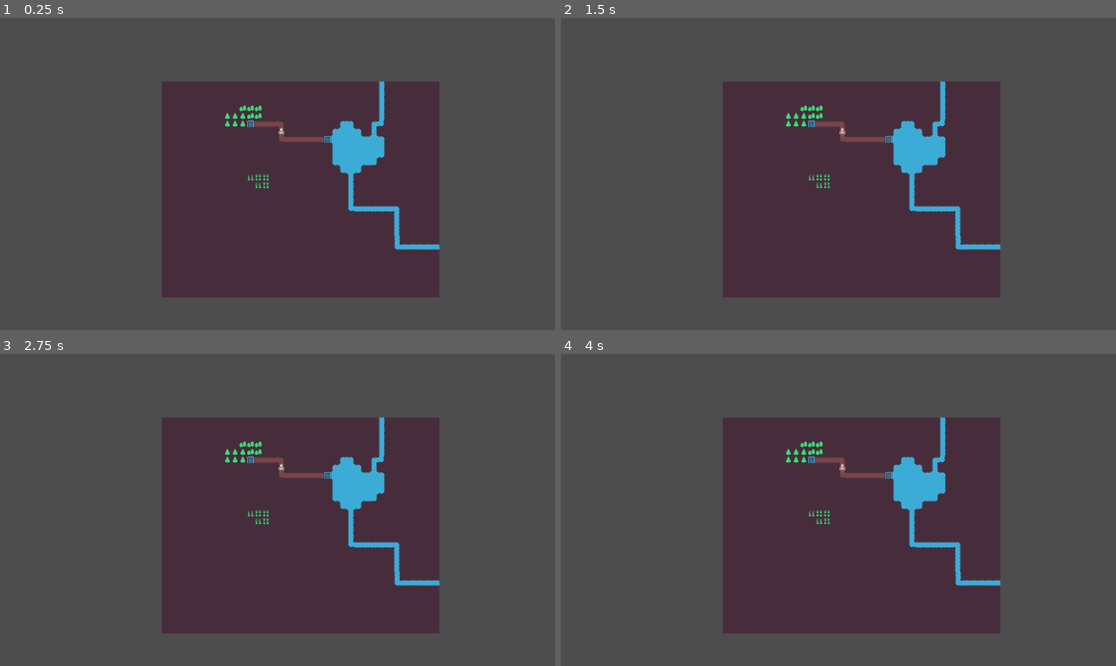
Above: before the commit, frames 1-4 (two rows, left to right).
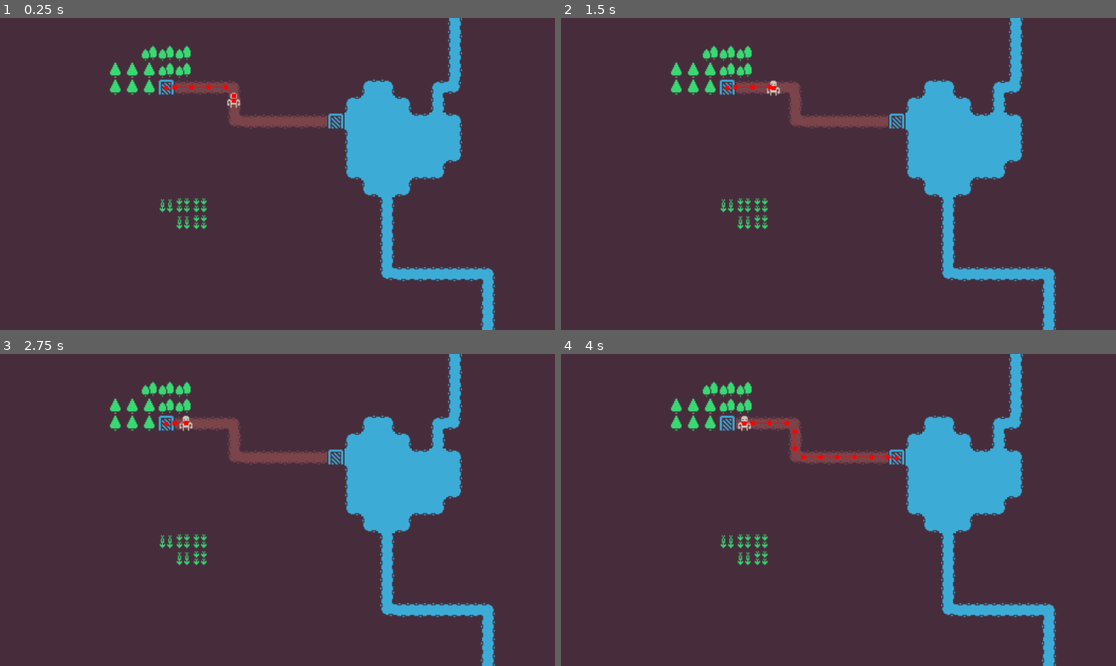
Above: after the commit, the same moments.

Repository: bubble-i-zation/bubble-i-zation
Game: Godot game, scene res://scenes/example_world.tscn
Same seed, same stepped clock (60 frames per second), same inputs: the game is played once before the commit and once after it.
Inputs:
- Up to frame 1 (0.25 s): no input
- Up to frame 2 (1.5 s): no input
- Up to frame 3 (2.75 s): no input
- Up to frame 4 (4 s): no input

The runs differ from the first frame. In frame 1, 73% of the frame differs, in the area x 0-100%, y 0-100%; in frame 2, 73%; in frame 3, 73%; in frame 4, 73%.

Commit message:
add navigation

Diff:
--- a/bubble-i-zation/scenes/example_world.tscn
+++ b/bubble-i-zation/scenes/example_world.tscn
@@ -1,7 +1,7 @@
-[gd_scene load_steps=8 format=4 uid="uid://yv0hgjx0g1db"]
+[gd_scene load_steps=7 format=4 uid="uid://yv0hgjx0g1db"]
 
 [ext_resource type="Texture2D" uid="uid://dxq0geblyq3xi" path="res://assets/tiles/colored_packed.png" id="1_lfee2"]
-[ext_resource type="Texture2D" uid="uid://41vybj5iryg6" path="res://assets/tiles/colored-transparent_packed.png" id="2_nk136"]
+[ext_resource type="PackedScene" uid="uid://bjxdp7ek2w8kv" path="res://scenes/porter/porter.tscn" id="2_nk136"]
 
 [sub_resource type="NavigationPolygon" id="NavigationPolygon_lfee2"]
 vertices = PackedVector2Array(8, 8, -8, 8, -8, -8, 8, -8)
@@ -1106,9 +1106,6 @@
 navigation_layer_0/layers = 1
 sources/0 = SubResource("TileSetAtlasSource_nk136")
 
-[sub_resource type="CircleShape2D" id="CircleShape2D_sja4k"]
-radius = 4.0
-
 [node name="Node2D" type="Node2D"]
 
 [node name="TileMapLayer" type="TileMapLayer" parent="."]
@@ -1116,14 +1113,15 @@
 tile_set = SubResource("TileSet_sja4k")
 
 [node name="Camera2D" type="Camera2D" parent="."]
+position = Vector2(49, -22)
+zoom = Vector2(2.2, 2.2)
 
-[node name="CharacterBody2D" type="CharacterBody2D" parent="."]
-position = Vector2(8, -88)
+[node name="Porter" parent="." node_paths=PackedStringArray("bubbles") instance=ExtResource("2_nk136")]
+position = Vector2(8, -87)
+bubbles = [NodePath("../WaterBubble"), NodePath("../O2Bubble")]
 
-[node name="CollisionShape2D" type="CollisionShape2D" parent="CharacterBody2D"]
-shape = SubResource("CircleShape2D_sja4k")
+[node name="WaterBubble" type="Marker2D" parent="."]
+position = Vector2(104, -71)
 
-[node name="Sprite2D" type="Sprite2D" parent="CharacterBody2D"]
-texture = ExtResource("2_nk136")
-region_enabled = true
-region_rect = Rect2(400, 0, 16, 16)
+[node name="O2Bubble" type="Marker2D" parent="."]
+position = Vector2(-56, -103)
--- /dev/null
+++ b/bubble-i-zation/scenes/porter/porter.gd
@@ -0,0 +1,34 @@
+extends CharacterBody2D
+
+const speed := 20
+
+@onready var navigation_agent_2d: NavigationAgent2D = $NavigationAgent2D
+
+@export var bubbles: Array[Marker2D] = []
+
+
+var current_target: Marker2D = null
+
+func _ready() -> void:
+	current_target = bubbles.pick_random()
+
+
+func _physics_process(_delta: float) -> void:
+	if navigation_agent_2d.is_navigation_finished():
+		print("target reached")
+		current_target = bubbles.pick_random()
+
+	navigation_agent_2d.target_position = current_target.global_position
+	var next_pos := navigation_agent_2d.get_next_path_position()
+	var new_velocity := global_position.direction_to(next_pos) * speed
+
+	if navigation_agent_2d.avoidance_enabled:
+		navigation_agent_2d.set_velocity_forced(new_velocity)
+	else:
+		_on_navigation_agent_2d_velocity_computed(new_velocity)
+
+	move_and_slide()
+
+
+func _on_navigation_agent_2d_velocity_computed(safe_velocity: Vector2) -> void:
+	velocity = safe_velocity
--- /dev/null
+++ b/bubble-i-zation/scenes/porter/porter.tscn
@@ -0,0 +1,28 @@
+[gd_scene load_steps=4 format=3 uid="uid://bjxdp7ek2w8kv"]
+
+[ext_resource type="Script" uid="uid://0read4388w2k" path="res://scenes/porter/porter.gd" id="1_66ag7"]
+[ext_resource type="Texture2D" uid="uid://41vybj5iryg6" path="res://assets/tiles/colored-transparent_packed.png" id="1_wq34g"]
+
+[sub_resource type="CircleShape2D" id="CircleShape2D_sja4k"]
+radius = 4.0
+
+[node name="Porter" type="CharacterBody2D"]
+script = ExtResource("1_66ag7")
+
+[node name="CollisionShape2D" type="CollisionShape2D" parent="."]
+shape = SubResource("CircleShape2D_sja4k")
+
+[node name="Sprite2D" type="Sprite2D" parent="."]
+texture = ExtResource("1_wq34g")
+region_enabled = true
+region_rect = Rect2(400, 0, 16, 16)
+
+[node name="NavigationAgent2D" type="NavigationAgent2D" parent="."]
+path_desired_distance = 5.0
+target_desired_distance = 5.0
+path_postprocessing = 1
+debug_enabled = true
+debug_use_custom = true
+debug_path_custom_color = Color(1, 0, 0, 1)
+
+[connection signal="velocity_computed" from="NavigationAgent2D" to="." method="_on_navigation_agent_2d_velocity_computed"]
Not shown, added: bubble-i-zation/scenes/porter/porter.gd.uid
